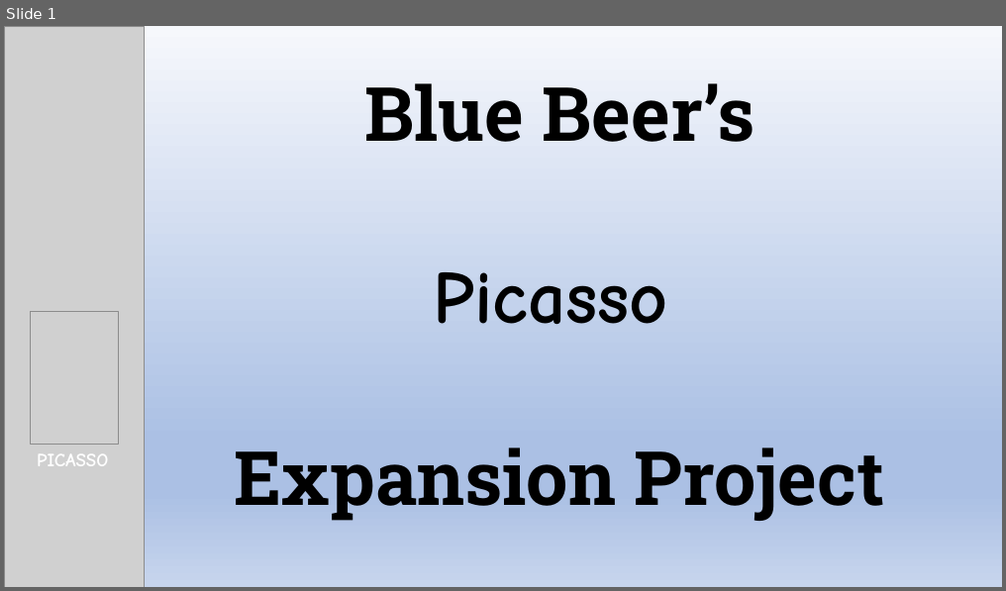
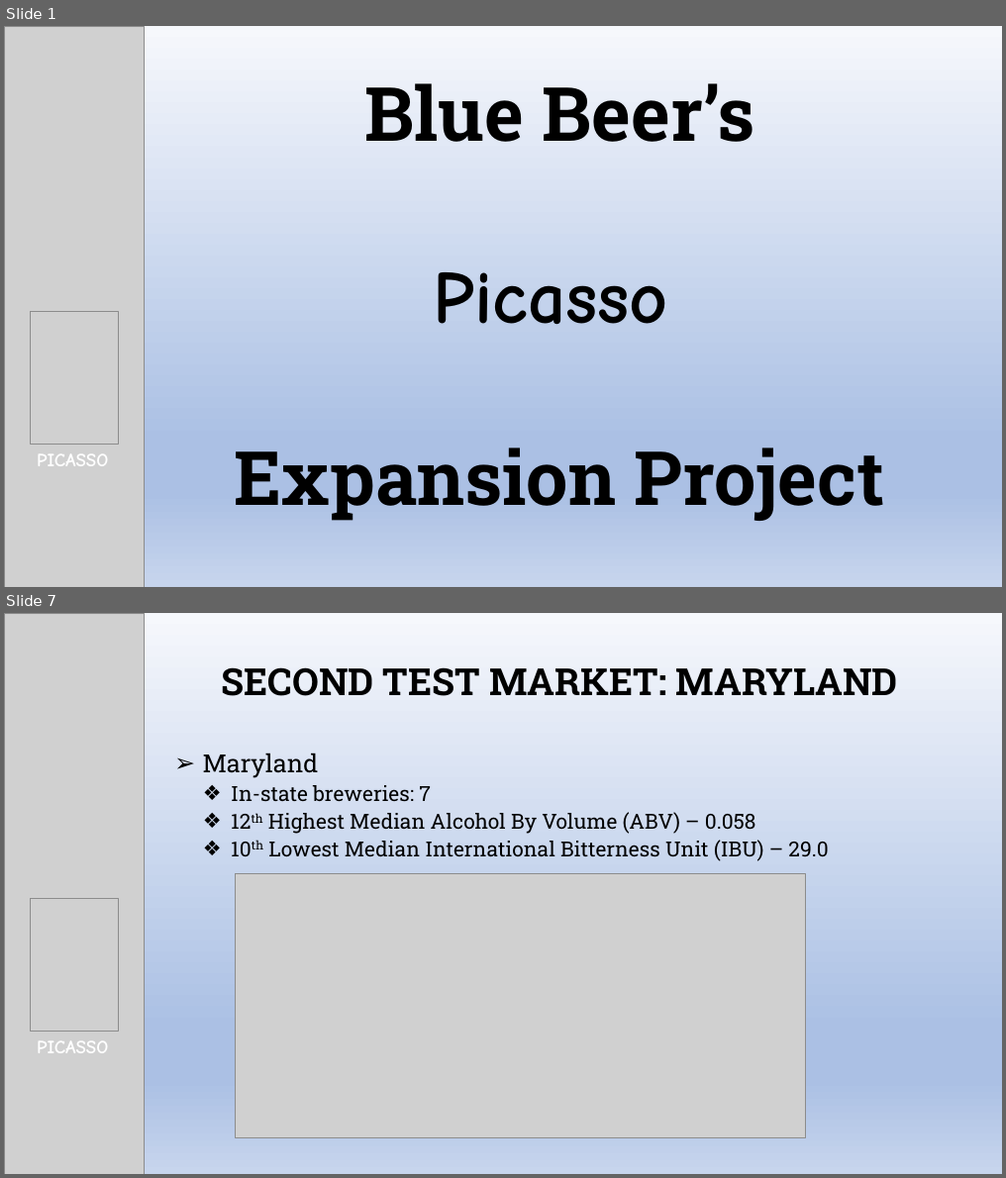
Before and after one commit to kjurekSMU/6306_JKT_Case_Study_1, a slide deck: Beer_Expansion_Project.pptx. Shown one above the other, each under a label of ours: slide 1 before the commit, slides 1 and 7 after it; the slides between them are not shown. The pictures are 1006x591 and 1006x1178 pixels, drawn with LibreOffice and Linux fonts; fonts in the diff are those of the drawing; grey boxes stand for pictures. Boxes give left, top, right and bottom in pixels: in the first picture for what was removed or moved away, otherwise in the second. Text is boxed around its words. In the diff, an @@ line names an element or a change of style, - is before the commit and + after.

```diff
--- a/Beer_Expansion_Project.pptx
+++ b/Beer_Expansion_Project.pptx
@@ slide 7 added at <box>4,613,1002,1174</box>, background gradient #F6F8FC to #ABC0E4 to #C7D5ED @@
@@ picture added at <box>4,613,144,1174</box> @@
@@ title added at <box>222,667,898,696</box>, 36 pt, text #000000, bold @@
+SECOND TEST MARKET: MARYLAND
@@ subtitle added at <box>203,753,828,861</box>, 20 pt, text #000000 @@
+➢ Maryland
+  ❖ In-state breweries: 7
+  ❖ 12th Highest Median Alcohol By Volume (ABV) – 0.058
+  ❖ 10th Lowest Median International Bitterness Unit (IBU) – 29.0
@@ picture added at <box>236,873,805,1138</box> @@
@@ picture added at <box>30,899,118,1032</box> @@
@@ text added at <box>37,1042,108,1054</box>, 18 pt, text #FFFFFF, bold @@
+PICASSO
```
Also in this commit, not shown: 8 slides changed, 4 other slides added.
